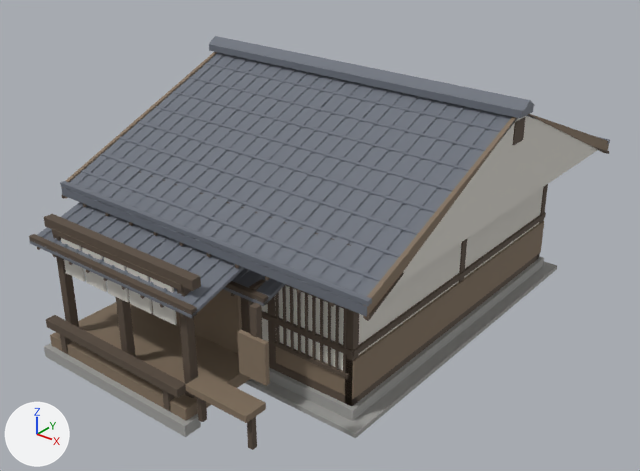
One commit to the glTF model godot/assets/models/pilot_shop_01.glb: the scene before it, then after it.
The view is the same before and after, from a camera (50 mm lens) standing at (9.63, -9.62, 9.18) and looking at (0.06, 2.34, 1.77). Arrows for +X, +Y and +Z are at lower left; the lights stay in place. The older version comes first. Vertices at exactly the same position are counted once.

The first picture shows 'pilot_shop_01'.
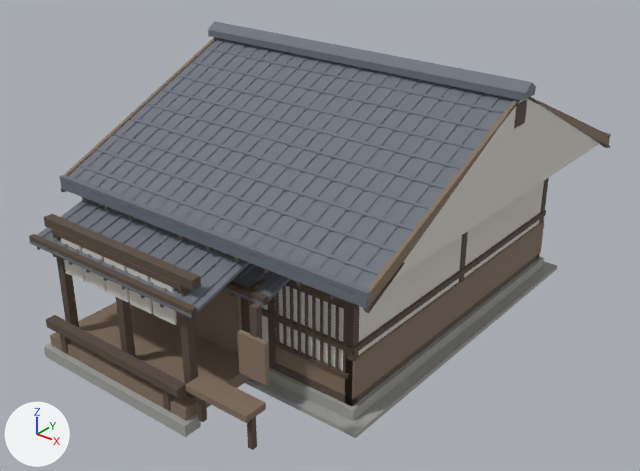
Changed parts and their boxes [x1, y1, x2, y2] in the pictures (640 x 471 px; the box of a moved part takes in the faces that stretch with it):
'pilot_shop_01', reshaped
    before: [29, 36, 610, 450]
    after: [29, 21, 611, 450]
part 1 of me_pilot_shop_01, moved or reshaped
    before: [209, 44, 534, 118]
    after: [604, 132, 611, 138]
part 2 of me_pilot_shop_01, moved or reshaped
    before: [205, 62, 501, 132]
    after: [78, 164, 385, 276]
part 3 of me_pilot_shop_01, added
    after: [59, 175, 372, 298]
part 4 of me_pilot_shop_01, added
    after: [208, 30, 536, 101]
part 5 of me_pilot_shop_01, moved or reshaped
    before: [209, 36, 534, 111]
    after: [209, 21, 536, 93]
part 6 of me_pilot_shop_01, moved or reshaped
    before: [60, 52, 610, 399]
    after: [60, 37, 610, 399]

What the commit changed:
me_pilot_shop_01 is used by ob_pilot_shop_01; location (0.0, 0.0, 0.0).
me_pilot_shop_01 had 1540 vertices, 2078 faces and spanned x -3.58..3.58, y -2.05..7.65, z 0.0..4.87.
me_pilot_shop_01 now has 1552 vertices, 2094 faces and spans x -3.58..3.58, y -2.05..7.65, z 0.0..5.17.
me_pilot_shop_01 part 1: the loose piece of 8 vertices spanning x -3.55..3.55, y 3.18..3.62, z 4.61..4.74 is scaled about its middle by (0.975, 0.227, 0.577), then moved by (0.0, 4.2, -1.61).
me_pilot_shop_01 part 2: the loose piece of 6 vertices spanning x -3.45..3.45, y 2.87..2.93, z 4.41..4.44 is moved by (0.0, -3.35, -1.21).
me_pilot_shop_01 part 3: the loose piece of 8 vertices spanning x -3.46..3.46, y -0.85..-0.75, z 2.91..2.98 is copied, and the copy is moved by (0.0, 0.0, 0.12); it spans x -3.46..3.46, y -0.85..-0.75, z 3.03..3.11.
me_pilot_shop_01 part 4: the loose piece of 8 vertices spanning x -3.55..3.55, y 3.18..3.62, z 4.61..4.74 is copied, and the copy is moved by (0.0, 0.0, 0.3); it spans x -3.55..3.55, y 3.18..3.62, z 4.91..5.04.
me_pilot_shop_01 part 5: the loose piece of 6 vertices spanning x -3.58..3.58, y 3.21..3.59, z 4.74..4.87 is moved by (0.0, 0.0, 0.3).
me_pilot_shop_01 part 6: 632 vertices moved from x -3.48..3.48, y -0.85..7.65, z 1.28..4.66 to x -3.48..3.48, y -0.85..7.65, z 1.34..4.96; 10 vertices removed from x -3.46..3.46, y -0.85..7.65, z 2.17..2.98; 6 vertices added at x -3.45..3.45, y -0.05..7.28, z 2.28..3.42.
